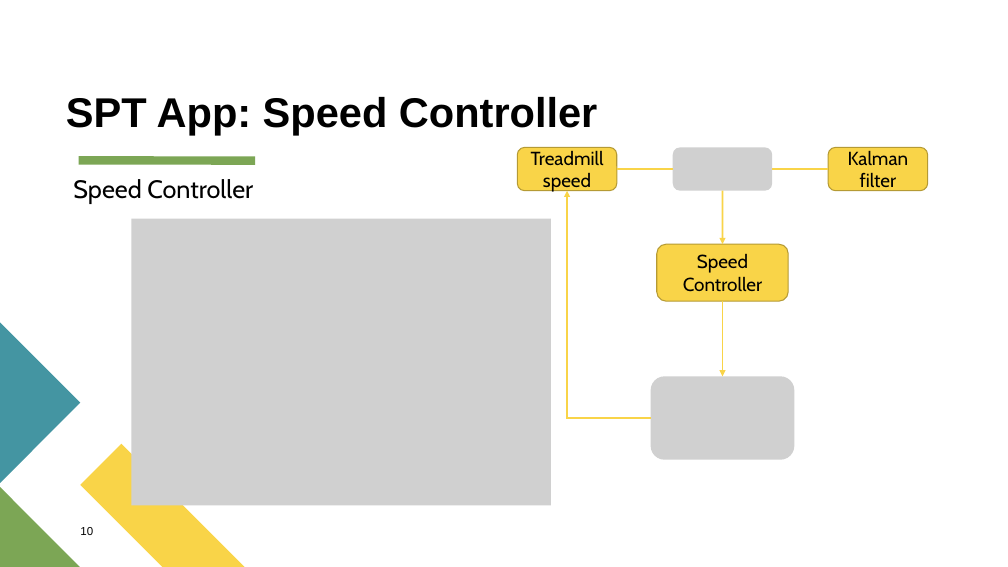
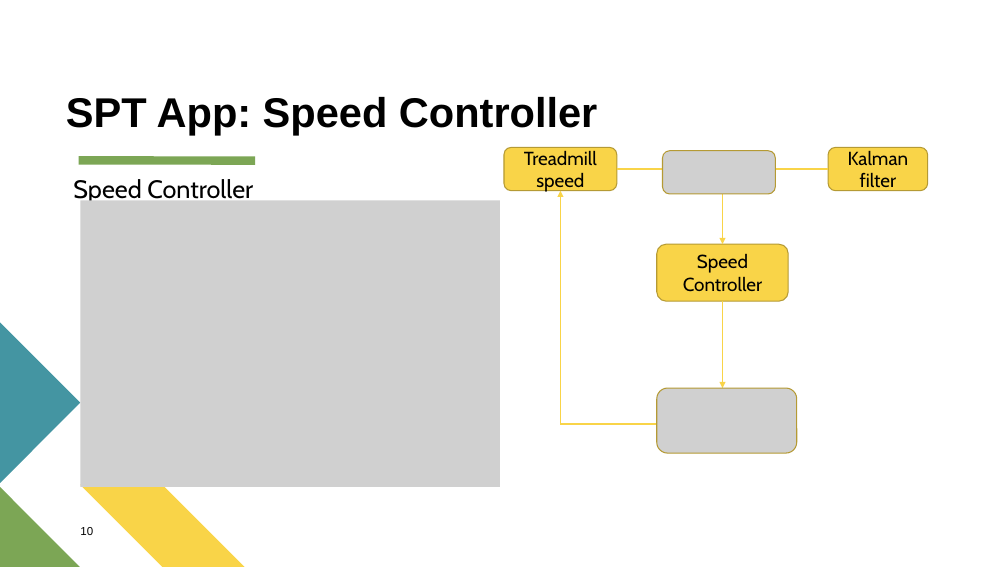
Before and after one commit to PingpingL/MATLAB_APP_on_treadmill_control_and_self-pacing_algorithm_implementation, a slide deck: slide 16 of spring_presentation.pptx (slide 12 before the commit). Drawn at 1008x567 pixels with LibreOffice and Linux fonts; fonts in the diff are those of the drawing; grey boxes stand for pictures. Boxes give left, top, right and bottom in pixels: in the first picture for what was removed or moved away, otherwise in the second. Text is boxed around its words. In the diff, an @@ line names an element or a change of style, - is before the commit and + after.

```diff
--- a/spring_presentation.pptx
+++ b/spring_presentation.pptx
@@ rounded rectangle "Treadmill speed": place and size @@
-rounded rectangle "Treadmill speed" at box(517, 147, 617, 191)
+rounded rectangle "Treadmill speed" at box(504, 147, 617, 191)
@@ picture: place and size @@
-picture at box(673, 147, 773, 191)
+picture at box(662, 150, 775, 194)
@@ picture: place and size @@
-picture at box(132, 219, 551, 505)
+picture at box(80, 200, 500, 487)
@@ elbow arrow moved from (651, 418) - (567, 191) to (659, 421) - (560, 191) @@
@@ arrow moved from (723, 301) - (723, 377) to (723, 301) - (723, 388) @@
@@ picture: place and size @@
-picture at box(651, 377, 795, 460)
+picture at box(657, 388, 797, 453)
```
Also in this commit, not shown: 6 other slides changed, 8 slides added, 13 slides removed.
